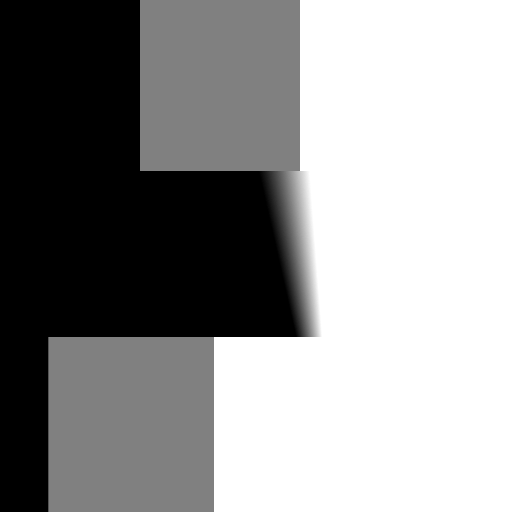
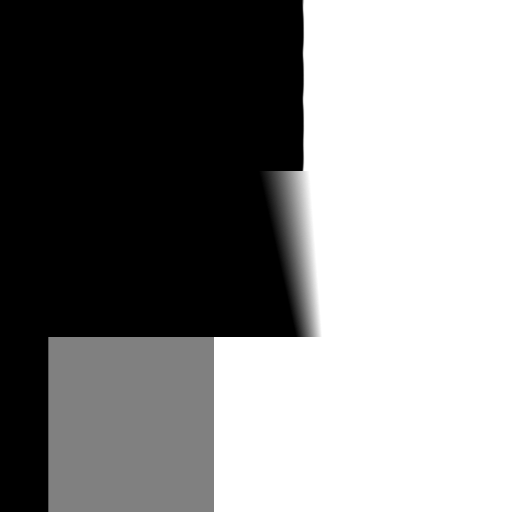
Two versions of the same layered image (512 × 512). Layer-by-layer changes:
painted on "A2" over [140, 0, 305, 171]
